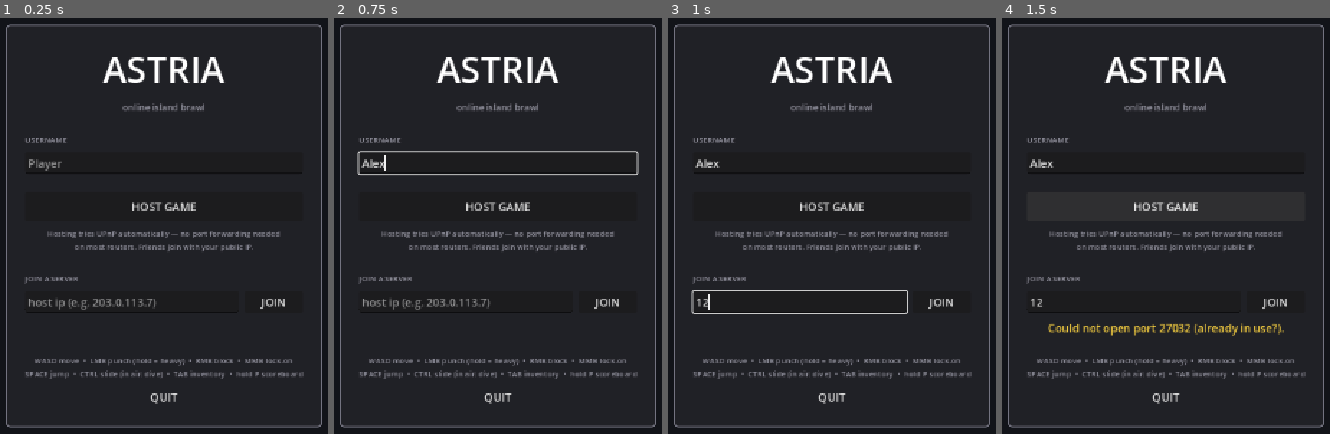
Above: before the commit, frames 1-4 (left to right).
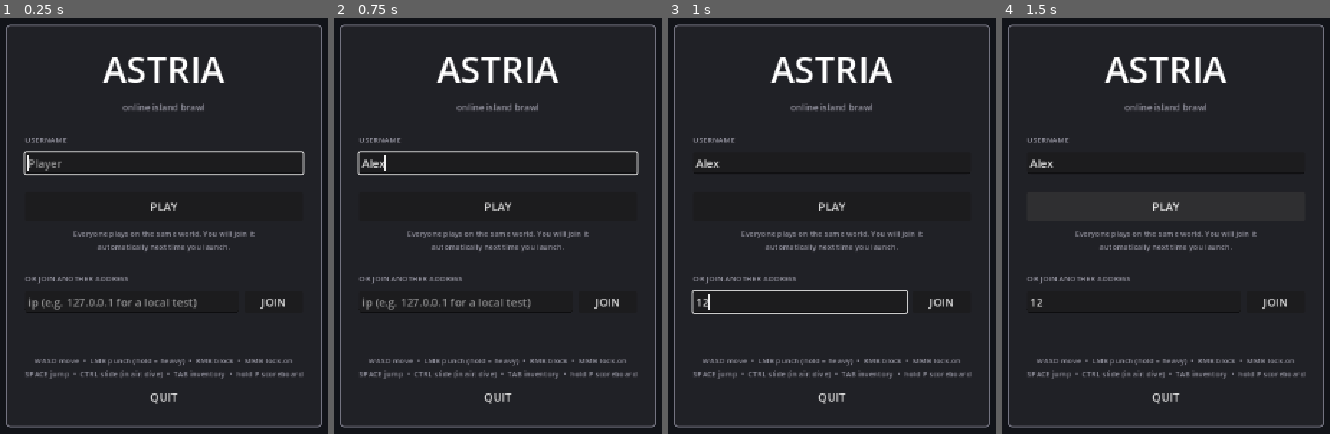
Above: after the commit, the same moments.

Repository: therealssorw/astria
Game: Godot game, scene res://scenes/ui/main_menu.tscn
Two runs of this game, one before a commit and one after it. Both use one fixed random seed, a clock stepped at 60 frames per second and the inputs below. A sky picture missing from this copy of the repository is replaced by a grey-blue gradient. Sound files missing from this copy of the repository are replaced by a short silence.
Inputs (mouse positions are in pixels of both pictures, inside the frame that each line leads up to):
- Up to frame 1 (0.25 s): no input
- Up to frame 2 (0.75 s): click (498, 163) at 0.52 s; type "Alex" at 0.6 s
- Up to frame 3 (1 s): click (799, 300) at 0.75 s; type "12" at 0.83 s
- Up to frame 4 (1.5 s): click (1166, 205) at 1.25 s, where only the run before the commit has a clickable "HOST GAME"

The runs differ from the first frame. In frame 1, 2.8% of the frame differs, in the area x 7-93%, y 31-71%; in frame 2, 2.1%; in frame 3, 1.5%; in frame 4, 2.4%.

Commit message:
Launch straight into the dedicated server
Astria is one world on one box now, not a game where players host for each
other, so the menu no longer offers to. A launch with a saved username connects
to Net.DEFAULT_SERVER and goes in; PLAY replaces HOST GAME for a first run,
which still asks for a name first because that is what the scoreboard shows
everyone else.

The menu is still the failure surface. Coming back from a dropped or refused
connection lands here with the reason, and that case deliberately does NOT
auto-join again -- retrying on arrival would walk into the same wall forever
whenever the server was down. --host and --join=IP[:PORT] both still override
the auto-join, which is how a local test build joins 127.0.0.1.

The address lives next to DEFAULT_PORT in Net. It is an EC2 public address, and
those do not survive a stop/start without an Elastic IP attached, so the
constant carries that warning: an "everyone suddenly cannot connect" report
should check it before anything else.

Verified against a local dedicated server: a client launched with no arguments
at all registers and loads the world.

Co-Authored-By: Claude Opus 5 <noreply@anthropic.com>

Diff:
--- a/scripts/core/network_manager.gd
+++ b/scripts/core/network_manager.gd
@@ -7,6 +7,13 @@
 ## everything a client sends is treated as a request or a cosmetic claim.
 
 const DEFAULT_PORT := 27032
+
+## The live dedicated server every client joins on launch. It is an EC2 box in
+## us-east-2, and an instance's public address is NOT stable across a stop and
+## start unless an Elastic IP is attached -- if players suddenly cannot connect,
+## check this still matches the instance before looking anywhere else.
+const DEFAULT_SERVER := "3.137.184.94"
+
 const MAX_PLAYERS := 16
 const PLAYER_SCENE := preload("res://scenes/player.tscn")
 const ENEMY_SCENE := preload("res://scenes/enemy.tscn")
--- a/scripts/ui/main_menu.gd
+++ b/scripts/ui/main_menu.gd
@@ -1,19 +1,24 @@
 extends Control
-## Start menu (also the boot scene): pick a username, then host a server or
-## join one by IP. A dedicated server build (feature tag "server", or the
-## --server flag) skips the UI entirely and hosts headlessly from here.
+## Start menu (also the boot scene). Players do not run servers: the game lives
+## on one dedicated box (Net.DEFAULT_SERVER), so a returning player launches
+## straight into it and never sees this screen. It is shown when there is no
+## saved username yet, and whenever a connection drops or fails -- with the
+## reason, so a dead server reads as an error rather than a hang.
 ##
-## CLI conveniences (work on any build):
+## A dedicated server build (feature tag "server", or the --server flag) skips
+## the UI entirely and hosts headlessly from here.
+##
+## CLI conveniences (work on any build, and each one suppresses the auto-join):
 ##   --username=NAME   prefill the username
-##   --host            host immediately
-##   --join=IP[:PORT]  join immediately
+##   --host            host locally instead (LAN and development)
+##   --join=IP[:PORT]  join some other address, e.g. 127.0.0.1 for a local test
 
 const SETTINGS_PATH := "user://settings.cfg"
 
 var name_edit: LineEdit
 var ip_edit: LineEdit
 var status_label: Label
-var host_btn: Button
+var play_btn: Button
 var join_btn: Button
 var _join_timeout := 0.0
 
@@ -30,10 +35,21 @@
 	_build_ui()
 	_load_settings()
 	Net.join_failed.connect(_on_join_failed)
-	if Net.last_error != "":
+	# Arriving with an error means we just came BACK from a failed or dropped
+	# connection. Showing the menu is the point then -- auto-joining would walk
+	# straight into the same wall, forever.
+	var returned_with_error := Net.last_error != ""
+	if returned_with_error:
 		status_label.text = Net.last_error
 		Net.last_error = ""
-	_handle_cli_args()
+	if _handle_cli_args() or returned_with_error:
+		return
+	# A player who has been here before goes straight in; a new one gets to
+	# pick a name first, because it is what the scoreboard shows everyone else.
+	if not _username_saved():
+		name_edit.grab_focus()
+		return
+	_on_play_pressed()
 
 func _process(delta: float) -> void:
 	if _join_timeout > 0.0:
@@ -53,18 +69,27 @@
 	if Net.host_game(_username()) != OK:
 		status_label.text = Net.last_error
 
+## The normal way in: the one server everybody plays on.
+func _on_play_pressed() -> void:
+	_connect_to(Net.DEFAULT_SERVER)
+
+## The address box, for a LAN game or a local test build.
 func _on_join_pressed() -> void:
-	_save_settings()
 	var addr := ip_edit.text.strip_edges()
 	if addr.is_empty():
-		status_label.text = "Enter the host's IP address."
-		return
+		status_label.text = "Enter an address, or press PLAY for the main server."
+		return
+	_connect_to(addr)
+
+func _connect_to(address: String) -> void:
+	_save_settings()
+	var addr := address
 	var port := Net.DEFAULT_PORT
 	if ":" in addr:
 		port = maxi(1, addr.get_slice(":", 1).to_int())
 		addr = addr.get_slice(":", 0)
 	status_label.text = "Connecting to %s..." % addr
-	host_btn.disabled = true
+	play_btn.disabled = true
 	join_btn.disabled = true
 	if Net.join_game(addr, _username(), port) == OK:
 		_join_timeout = 12.0
@@ -74,10 +99,11 @@
 func _on_join_failed(reason: String) -> void:
 	_join_timeout = 0.0
 	status_label.text = reason
-	host_btn.disabled = false
+	play_btn.disabled = false
 	join_btn.disabled = false
 
-func _handle_cli_args() -> void:
+## True if any flag took over, so the caller knows not to auto-join as well.
+func _handle_cli_args() -> bool:
 	var args := OS.get_cmdline_args() + OS.get_cmdline_user_args()
 	for a in args:
 		if a.begins_with("--username="):
@@ -85,11 +111,12 @@
 	for a in args:
 		if a == "--host":
 			_on_host_pressed()
-			return
+			return true
 		if a.begins_with("--join="):
 			ip_edit.text = a.get_slice("=", 1)
 			_on_join_pressed()
-			return
+			return true
+	return false
 
 # ---------------- settings ----------------
 
@@ -98,6 +125,9 @@
 	if cfg.load(SETTINGS_PATH) == OK:
 		name_edit.text = cfg.get_value("net", "username", "")
 		ip_edit.text = cfg.get_value("net", "last_ip", "")
+
+func _username_saved() -> bool:
+	return not name_edit.text.strip_edges().is_empty()
 
 func _save_settings() -> void:
 	var cfg := ConfigFile.new()
@@ -152,24 +182,26 @@
 	name_edit.max_length = 20
 	box.add_child(name_edit)
 
+	name_edit.text_submitted.connect(func(_t: String) -> void: _on_play_pressed())
+
 	box.add_child(_spacer(6))
-	host_btn = Button.new()
-	host_btn.text = "HOST GAME"
-	host_btn.custom_minimum_size = Vector2(0, 42)
-	host_btn.pressed.connect(_on_host_pressed)
-	box.add_child(host_btn)
-
-	var hint := _small_label("Hosting tries UPnP automatically — no port forwarding needed\non most routers. Friends join with your public IP.")
+	play_btn = Button.new()
+	play_btn.text = "PLAY"
+	play_btn.custom_minimum_size = Vector2(0, 42)
+	play_btn.pressed.connect(_on_play_pressed)
+	box.add_child(play_btn)
+
+	var hint := _small_label("Everyone plays on the same world. You will join it\nautomatically next time you launch.")
 	hint.horizontal_alignment = HORIZONTAL_ALIGNMENT_CENTER
 	box.add_child(hint)
 
 	box.add_child(_spacer(10))
-	box.add_child(_small_label("JOIN A SERVER"))
+	box.add_child(_small_label("OR JOIN ANOTHER ADDRESS"))
 	var row := HBoxContainer.new()
 	row.add_theme_constant_override("separation", 8)
 	box.add_child(row)
 	ip_edit = LineEdit.new()
-	ip_edit.placeholder_text = "host ip (e.g. 203.0.113.7)"
+	ip_edit.placeholder_text = "ip (e.g. 127.0.0.1 for a local test)"
 	ip_edit.size_flags_horizontal = Control.SIZE_EXPAND_FILL
 	ip_edit.text_submitted.connect(func(_t: String) -> void: _on_join_pressed())
 	row.add_child(ip_edit)
Not shown, changed: CLAUDE.md
